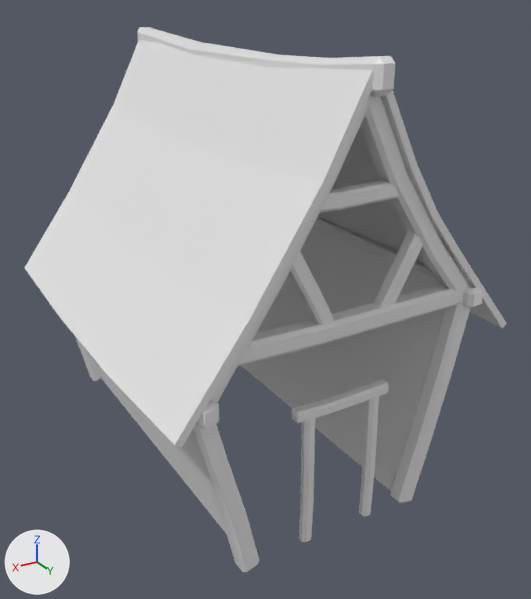
A saved change to the Blender file lowpolyhut.blend.
Camera for both pictures: a 50 mm lens placed at (3.15, 7.64, 4.33), pointed at (-0.19, 2.07, 1.54). Every picture has the same lights, and +X, +Y and +Z are marked at lower left.
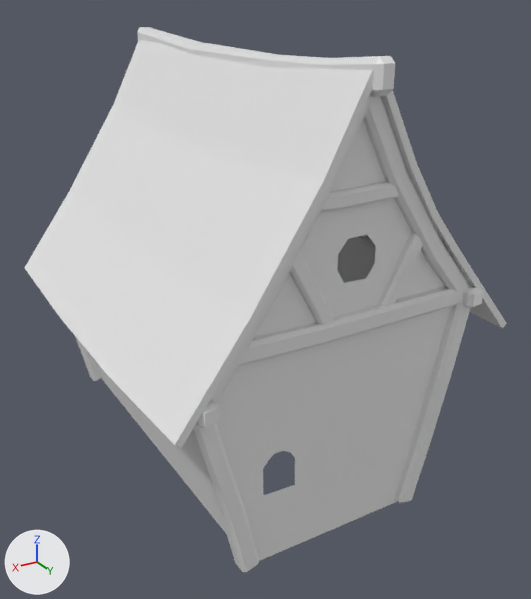
The change, as a list of edits to the scene's bpy script:
```text
Add me_plane_004:
    me_plane_004.from_pydata([(-0.36, -1.0, 0.0), (0.46, -1.0, 0.0), (0.67, -0.17, 0.0), (0.3, 0.36, 0.0), (-0.01, 0.9, 0.0), (-0.28, 0.44, 0.0), (-0.62, 0.0, 0.0), (-0.5, -0.51, 0.0), (-0.07, 0.36, 0.0), (0.02, 0.36, 0.0), (0.06, 0.3, 0.0), (0.06, 0.24, 0.0), (0.03, 0.18, 0.0), (-0.08, 0.18, 0.0), (-0.12, 0.23, 0.0), (-0.12, 0.3, 0.0), (0.38, -0.67, 0.0), (0.24, -0.68, 0.0), (0.24, -0.54, 0.0), (0.26, -0.51, 0.0), (0.29, -0.49, 0.0), (0.33, -0.49, 0.0), (0.36, -0.51, 0.0), (0.39, -0.54, 0.0)], [], [(1, 2, 23, 16, 17, 0), (0, 17, 18, 19, 20, 21, 22, 23, 2, 3, 11, 12, 13, 14, 5, 6, 7), (5, 14, 15, 8, 9, 10, 11, 3, 4)])
Remove ob_cube_019:
    ob_cube_019 = bpy.data.objects.new('Cube.019', me_cube_020)
    ob_cube_019.location = (-0.27, 3.59, 0.58)
    _m = ob_cube_019.modifiers.new('Bevel', 'BEVEL')
    _m.width = 0.03
    _m.width_pct = 0.03
    _m.limit_method = 'NONE'
Remove ob_cube_020:
    ob_cube_020 = bpy.data.objects.new('Cube.020', me_cube_021)
    ob_cube_020.location = (0.36, 3.59, 0.58)
    _m = ob_cube_020.modifiers.new('Bevel', 'BEVEL')
    _m.width = 0.03
    _m.width_pct = 0.03
    _m.limit_method = 'NONE'
Remove ob_cube_021:
    ob_cube_021 = bpy.data.objects.new('Cube.021', me_cube_022)
    ob_cube_021.location = (0.06, 3.59, 1.29)
    ob_cube_021.rotation_euler = (0.0, -1.571, 0.0)  # degrees (0, -90, 0)
    ob_cube_021.scale = (0.609, 0.609, 0.385)
    _m = ob_cube_021.modifiers.new('Bevel', 'BEVEL')
    _m.width = 0.03
    _m.width_pct = 0.03
    _m.limit_method = 'NONE'
Add ob_wall_front_001:
    ob_wall_front_001 = bpy.data.objects.new('Wall-front.001', me_plane_004)
    ob_wall_front_001.location = (0.0, 3.6, 1.94)
    ob_wall_front_001.rotation_euler = (1.571, 0.0, 0.0)  # degrees (90, 0, 0)
    ob_wall_front_001.scale = (1.94, 1.94, 1.94)
```

Where the change shows, as pixel boxes [x1, y1, x2, y2] in the pictures (531 x 599 px):
'Wall-front.001', added
    after: [216, 120, 452, 561]
'Cube.020', deleted
    before: [299, 418, 315, 543]
'Cube.021', deleted
    before: [292, 379, 389, 423]
'Cube.019', deleted
    before: [359, 396, 379, 517]
'Plane.001', unchanged, covered by the edit
    before: [241, 227, 445, 491]
    after: [337, 243, 375, 283]
'Cube.023', unchanged, covered by the edit
    before: [313, 217, 483, 308]
    after: [346, 236, 483, 308]
